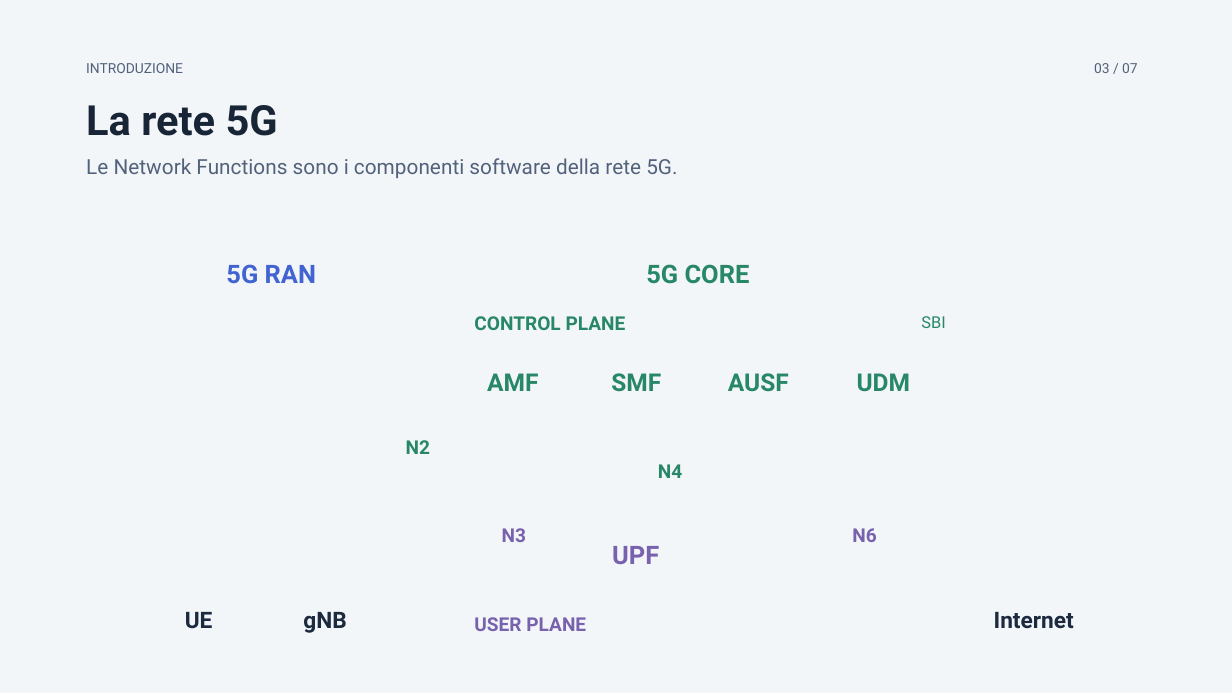
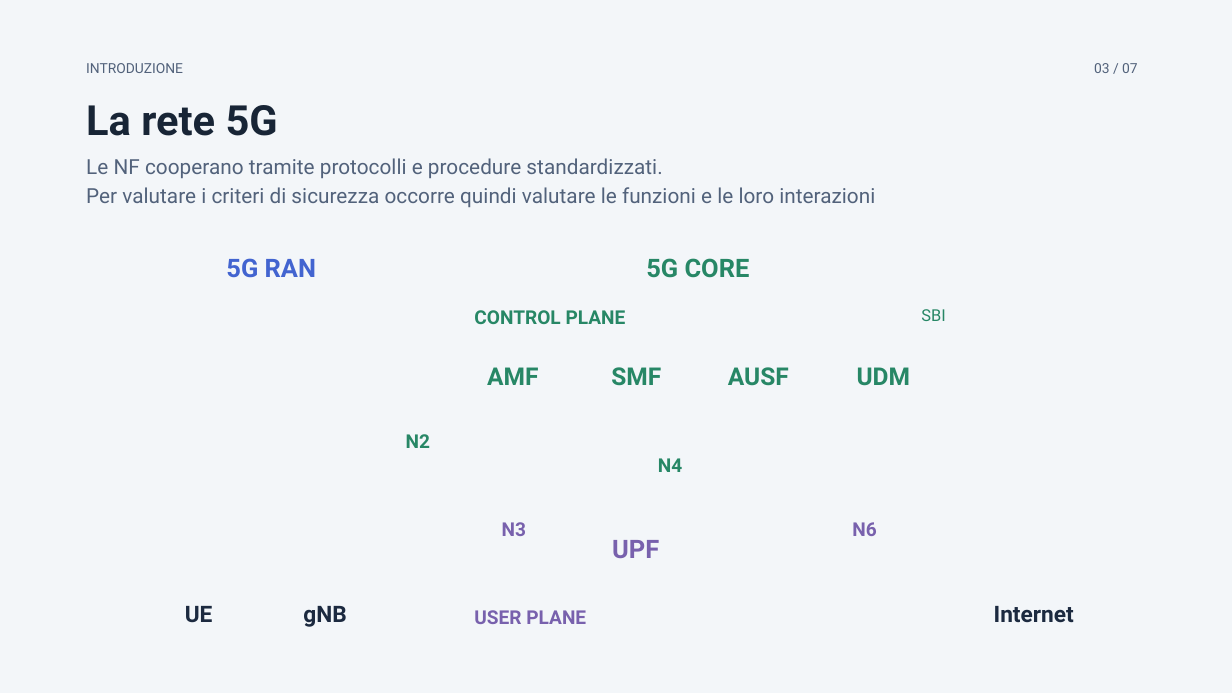
Before and after one commit to desila23/5g-security-assurance-thesis, a slide deck: slide 3 of 5g-thesis-presentation-5min/tesi-5min-statico.pptx. Drawn at 1232x693 pixels with LibreOffice and Linux fonts; fonts in the diff are those of the drawing; background and template pictures are left out. Boxes give left, top, right and bottom in pixels: in the first picture for what was removed or moved away, otherwise in the second. Text is boxed around its words. In the diff, an @@ line names an element or a change of style, - is before the commit and + after.

```diff
--- a/5g-thesis-presentation-5min/tesi-5min-statico.pptx
+++ b/5g-thesis-presentation-5min/tesi-5min-statico.pptx
@@ text at (x1=86, y1=158, x2=662, y2=178): text changed @@
-Le Network Functions sono i componenti software della rete 5G.
+Le NF cooperano tramite protocolli e procedure standardizzati.
@@ text added at (x1=86, y1=187, x2=875, y2=207), 20.2 pt, text #52627B @@
+Per valutare i criteri di sicurezza occorre quindi valutare le funzioni e le loro interazioni
@@ 17 texts moved together from (x1=185, y1=264, x2=1074, y2=633) to (x1=185, y1=258, x2=1074, y2=627) @@
```
Also in this commit, not shown: 4 other slides changed, 4 other files.
